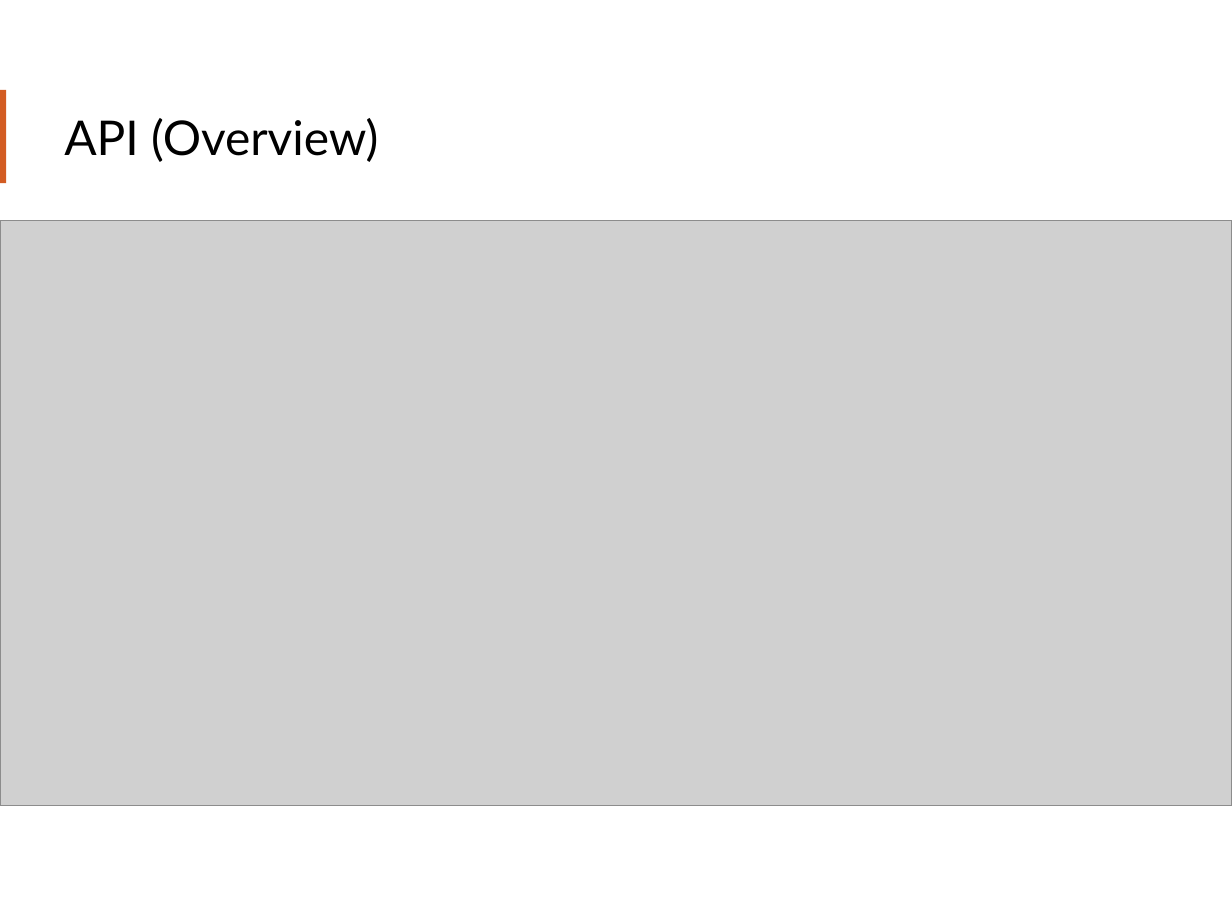
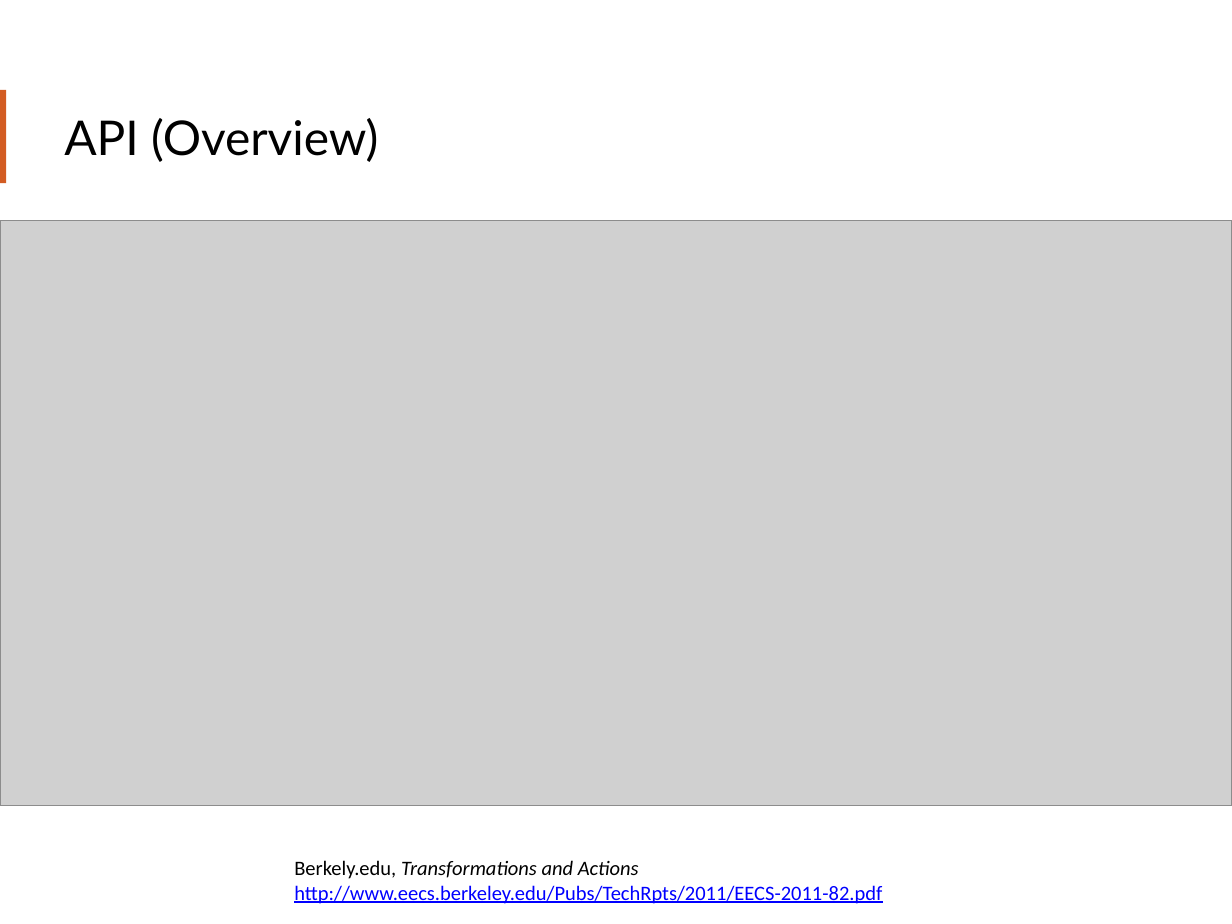
Before and after one commit to teamclairvoyant/intro-to-spark, a slide deck: slide 39 of Intro to Apache Spark Slides.pptx. Drawn at 1232x924 pixels with LibreOffice and Linux fonts; fonts in the diff are those of the drawing; grey boxes stand for pictures. Boxes give left, top, right and bottom in pixels: in the first picture for what was removed or moved away, otherwise in the second. Text is boxed around its words. In the diff, an @@ line names an element or a change of style, - is before the commit and + after.

```diff
--- a/Intro to Apache Spark Slides.pptx
+++ b/Intro to Apache Spark Slides.pptx
@@ text added at bbox=[294, 860, 882, 904], 12 pt, text #0000FF, underline @@
+Berkely.edu, Transformations and Actions
+http://www.eecs.berkeley.edu/Pubs/TechRpts/2011/EECS-2011-82.pdf
```
Also in this commit, not shown: 11 other slides changed.
